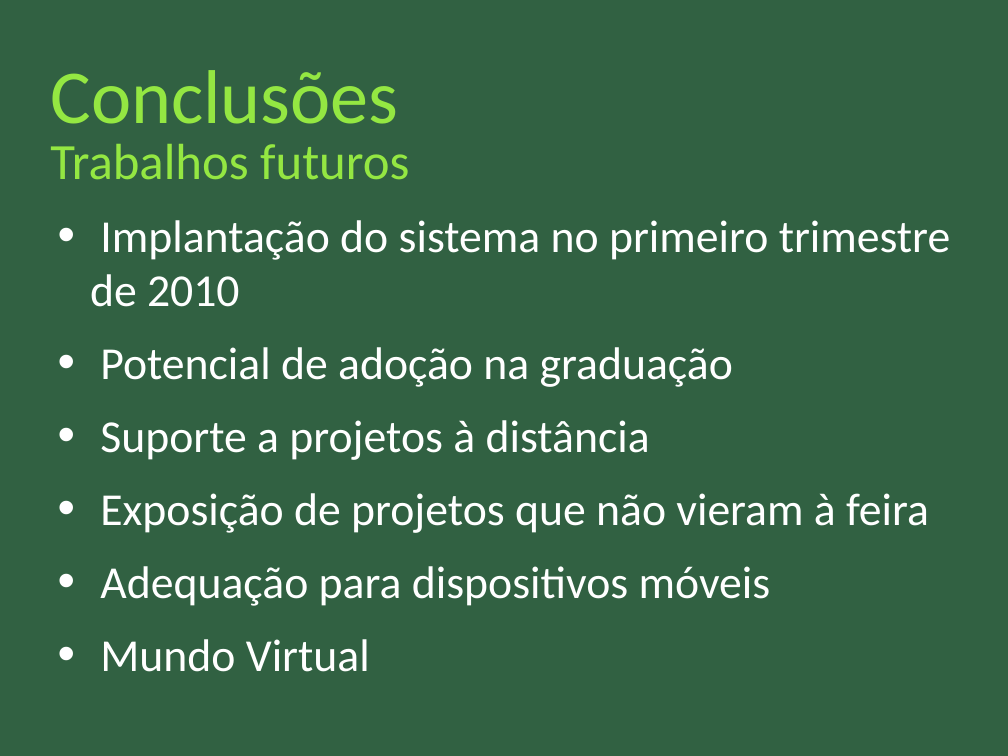
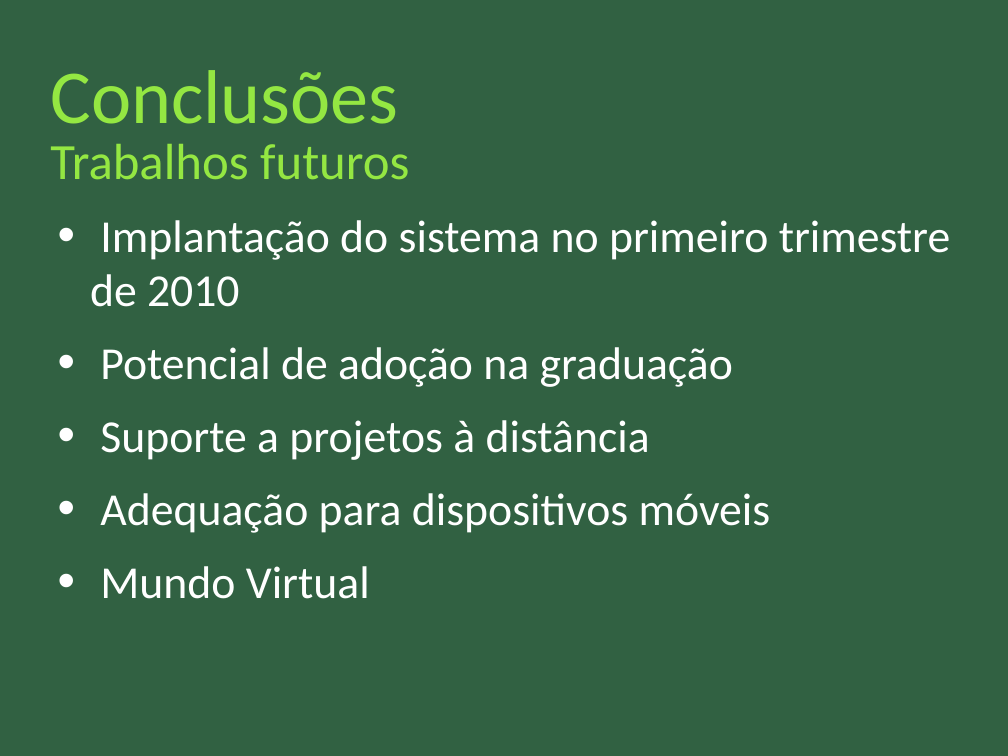
Before and after one commit to nathaliaspatricio/febracev, a slide deck: slide 23 of docs/monografia/apresentação_final.odp (slide 22 before the commit). Drawn at 1008x756 pixels with LibreOffice and Linux fonts; fonts in the diff are those of the drawing. Boxes give left, top, right and bottom in pixels: in the first picture for what was removed or moved away, otherwise in the second. Text is boxed around its words. In the diff, an @@ line names an element or a change of style, - is before the commit and + after.

```diff
--- a/docs/monografia/apresentação_final.odp
+++ b/docs/monografia/apresentação_final.odp
@@ text at (100, 493, 929, 533): paragraph removed @@
-• Exposição de projetos que não vieram à feira
```
Also in this commit, not shown: 4 other slides changed, 1 slide added, 2 other files.
